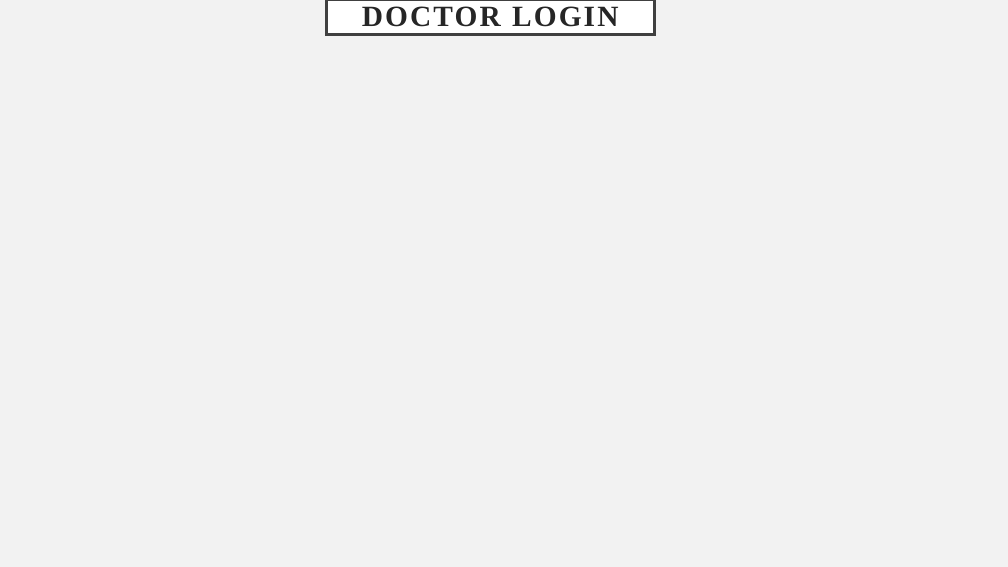
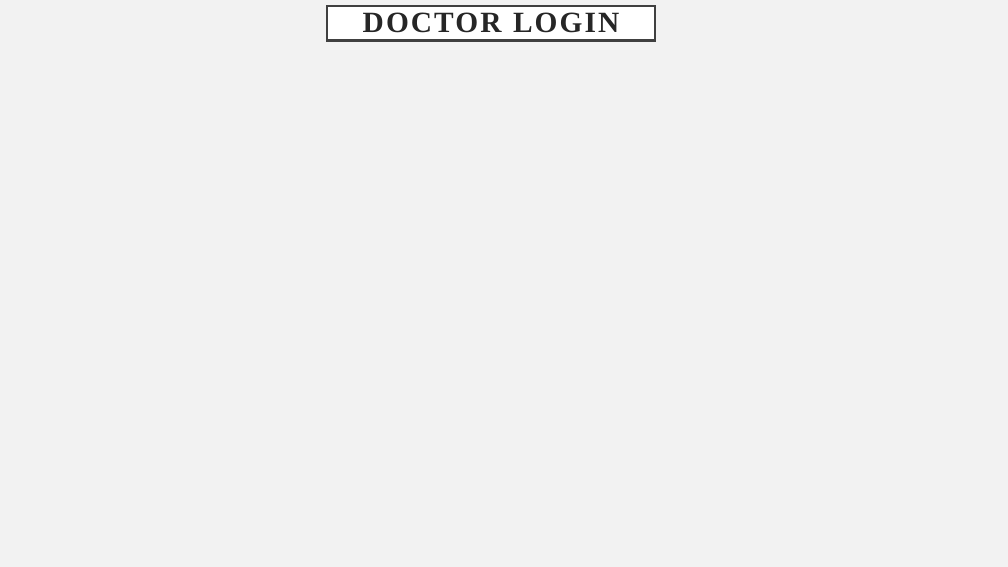
Before and after one commit to SHREYASX07/diseaseprediction-doctorrecommendation, a slide deck: slide 29 of Dpdr ppt.pptx. Drawn at 1008x567 pixels with LibreOffice and Linux fonts; fonts in the diff are those of the drawing; background and template pictures are left out. Boxes give left, top, right and bottom in pixels: in the first picture for what was removed or moved away, otherwise in the second. Text is boxed around its words. In the diff, an @@ line names an element or a change of style, - is before the commit and + after.

```diff
--- a/Dpdr ppt.pptx
+++ b/Dpdr ppt.pptx
@@ title "DOCTOR LOGIN": place and size @@
-title "DOCTOR LOGIN" at bbox=[327, 0, 655, 35]
+title "DOCTOR LOGIN" at bbox=[327, 6, 656, 41]
```
Also in this commit, not shown: 16 other slides changed, 2 other files.
